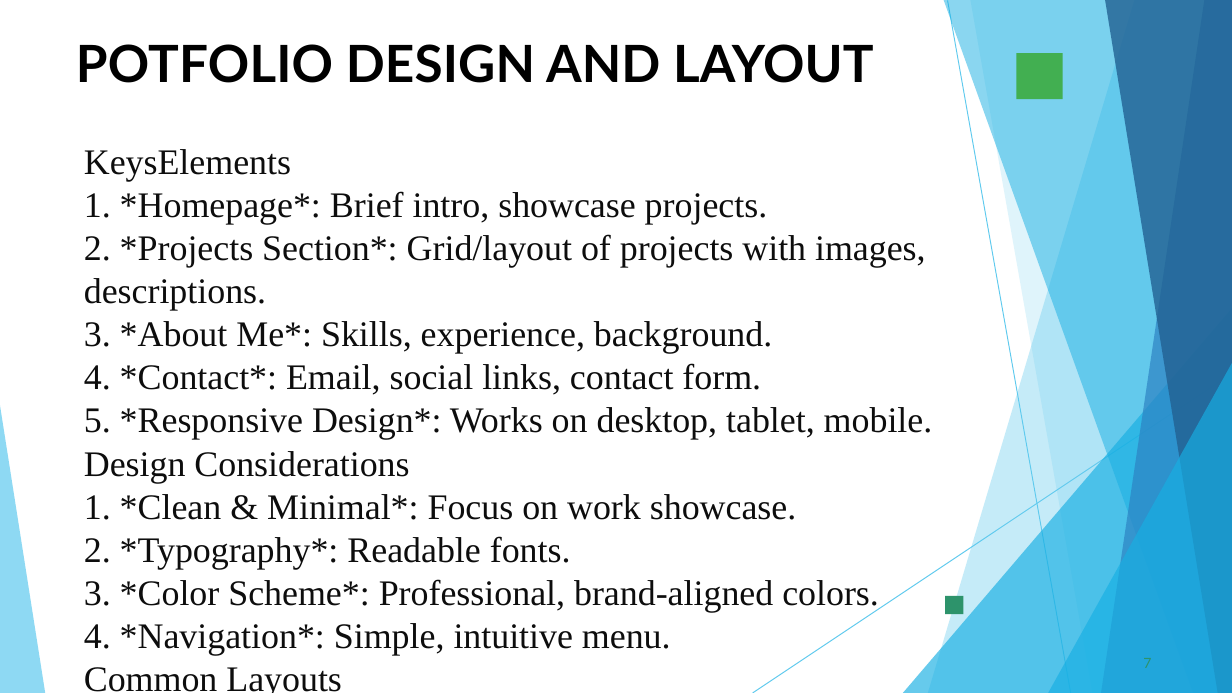
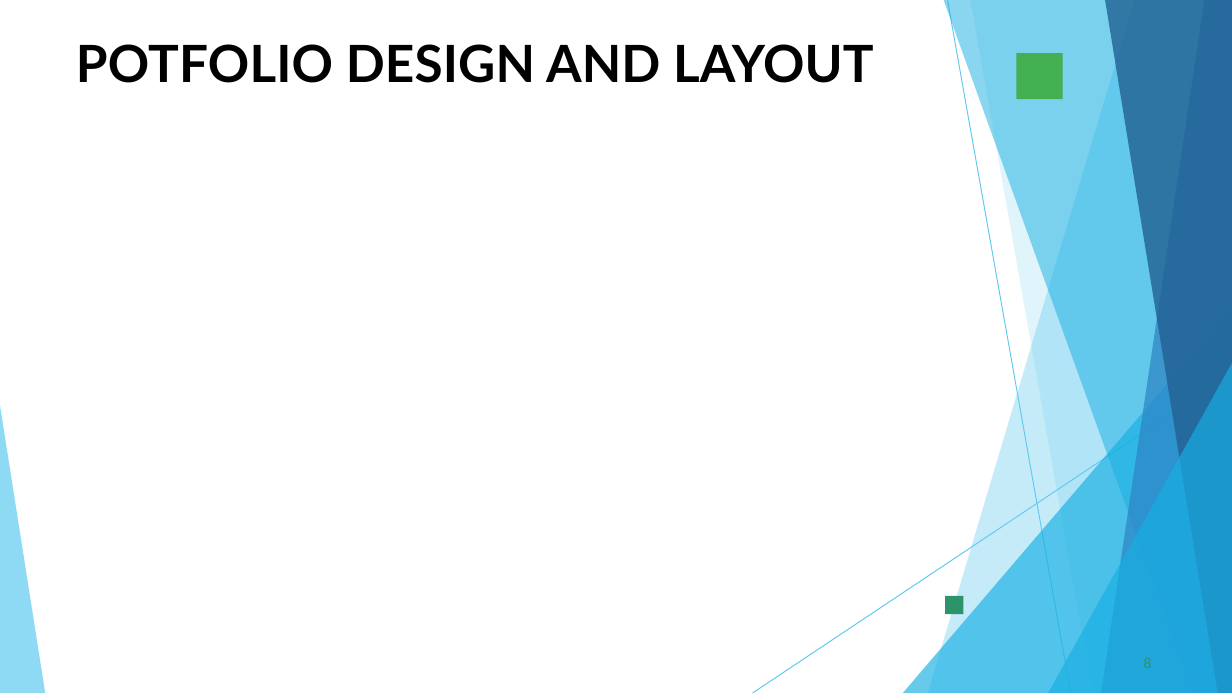
Before and after one commit to supriyasuresh2406-png/Supriya-s, a slide deck: slide 8 of PPT FWD TNSDC 2025 (2).pptx (slide 7 before the commit). Drawn at 1232x693 pixels with LibreOffice and Linux fonts; fonts in the diff are those of the drawing; background and template pictures are left out. Boxes give left, top, right and bottom in pixels: in the first picture for what was removed or moved away, otherwise in the second. Text is boxed around its words. In the diff, an @@ line names an element or a change of style, - is before the commit and + after.

```diff
--- a/PPT FWD TNSDC 2025 (2).pptx
+++ b/PPT FWD TNSDC 2025 (2).pptx
@@ text removed at (84, 149, 933, 693) @@
-KeysElements
-1. *Homepage*: Brief intro, showcase projects.
-2. *Projects Section*: Grid/layout of projects with images, descriptions.
-3. *About Me*: Skills, experience, background.
-4. *Contact*: Email, social links, contact form.
-5. *Responsive Design*: Works on desktop, tablet, mobile.
-Design Considerations
-1. *Clean & Minimal*: Focus on work showcase.
-2. *Typography*: Readable fonts.
-3. *Color Scheme*: Professional, brand-aligned colors.
-4. *Navigation*: Simple, intuitive menu.
-Common Layouts
@@ page number removed at (1143, 658, 1151, 668) @@
-7
@@ page number added at (1143, 658, 1151, 668), 11 pt, text #2D936B @@
+8
```
Also in this commit, not shown: 7 other slides changed, 3 slides added, 2 slides removed.
